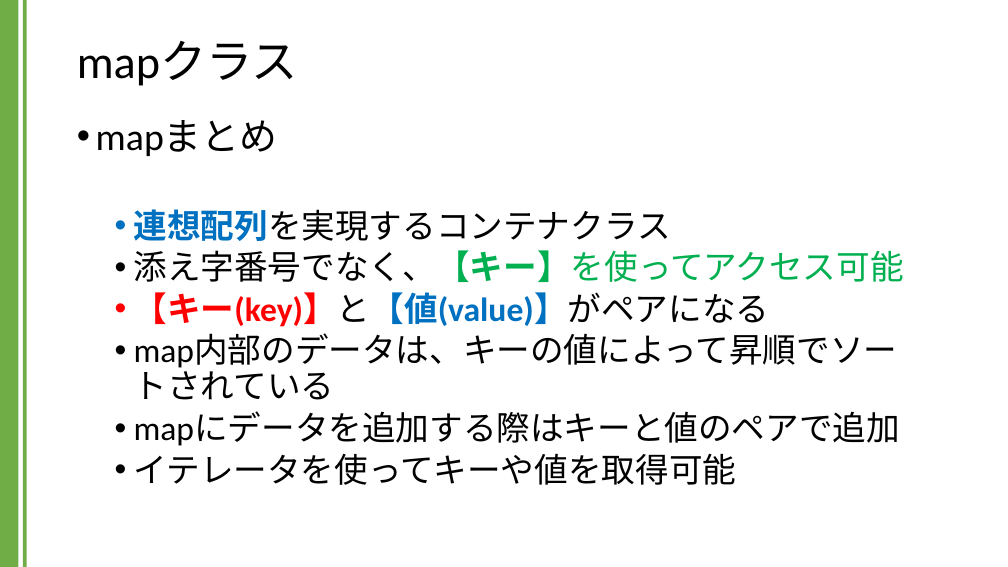
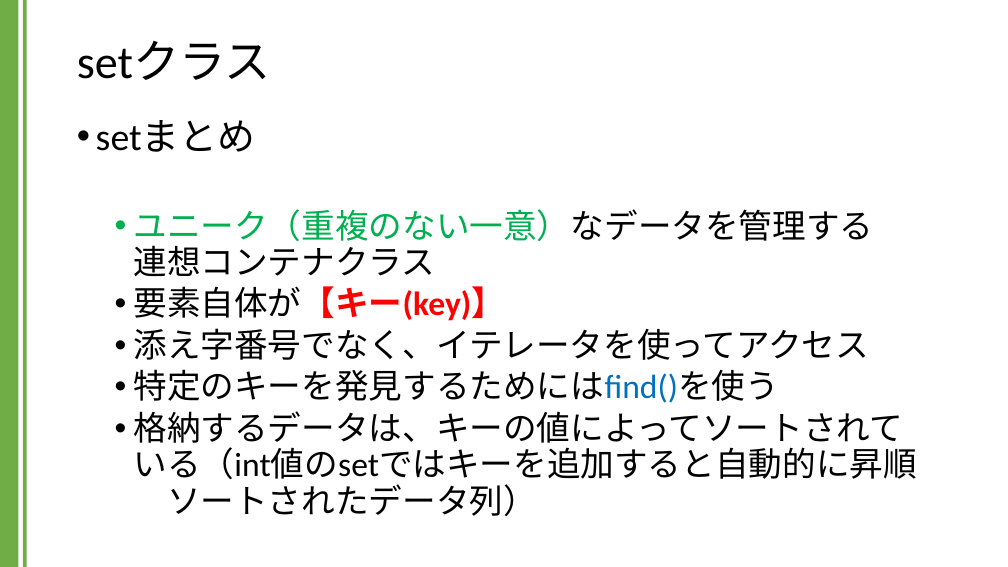
Before and after one commit to kic-murata/cpp2024, a slide deck: slide 10 of 授業資料/講義資料：Setクラス.pptx. Drawn at 1008x567 pixels with LibreOffice and Linux fonts; fonts in the diff are those of the drawing. Boxes give left, top, right and bottom in pixels: in the first picture for what was removed or moved away, otherwise in the second. Text is boxed around its words. In the diff, an @@ line names an element or a change of style, - is before the commit and + after.

```diff
--- a/授業資料/講義資料：Setクラス.pptx
+++ b/授業資料/講義資料：Setクラス.pptx
@@ title at [77,41,271,80]: text changed @@
-mapクラス
+setクラス
@@ text at [96,120,917,516]: text changed @@
-• mapまとめ
-  • 連想配列を実現するコンテナクラス
-  • 添え字番号でなく、【キー】を使ってアクセス可能
-  • 【キー(key)】と【値(value)】がペアになる
-  • map内部のデータは、キーの値によって昇順でソートされている
-  • mapにデータを追加する際はキーと値のペアで追加
-  • イテレータを使ってキーや値を取得可能
+• setまとめ
+  • ユニーク（重複のない一意）なデータを管理する
+    連想コンテナクラス
+  • 要素自体が【キー(key)】
+  • 添え字番号でなく、イテレータを使ってアクセス
+  • 特定のキーを発見するためにはfind()を使う
+  • 格納するデータは、キーの値によってソートされている（int値のsetではキーを追加すると自動的に昇順
+    ソートされたデータ列）
```
Also in this commit, not shown: 6 other slides changed, 3 slides added, 3 slides removed, 1 other file.
